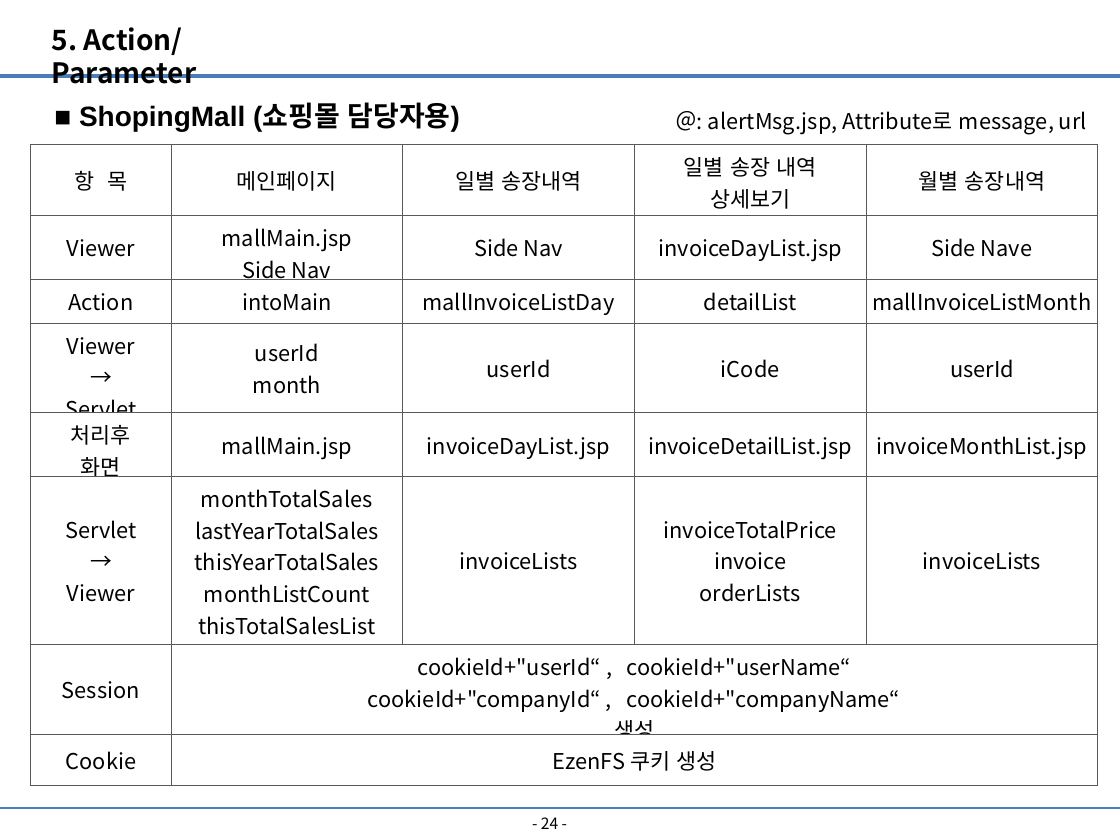
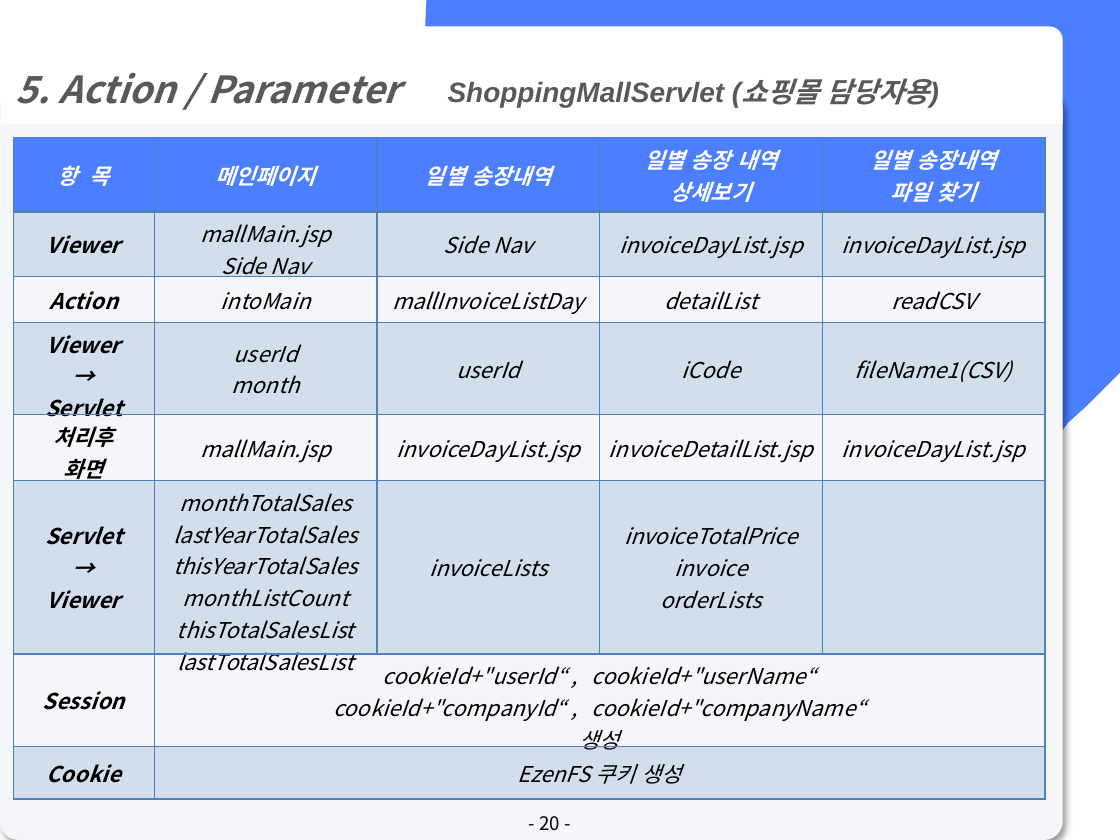
Before and after one commit to lx9203/fulfillmentBlue, a slide deck: slide 20 of file/PPT/Fulfillment 최종발표.pptx (slide 24 before the commit). Drawn at 1120x840 pixels with LibreOffice and Linux fonts; fonts in the diff are those of the drawing. Boxes give left, top, right and bottom in pixels: in the first picture for what was removed or moved away, otherwise in the second. Text is boxed around its words. In the diff, an @@ line names an element or a change of style, - is before the commit and + after.

```diff
--- a/file/PPT/Fulfillment 최종발표.pptx
+++ b/file/PPT/Fulfillment 최종발표.pptx
@@ round same rect "5. Action / Parameter": place and size @@
-round same rect "5. Action / Parameter" at [52, 27, 197, 84]
+round same rect "5. Action / Parameter" at [1, 27, 1063, 124]
@@ round same rect "5. Action / Parameter" at [1, 27, 1063, 124]: vertical alignment top to middle; fill none to #FFFFFF @@
@@ freeform shape added at [307, 0, 1120, 840], fill #4B7FFF @@
@@ line removed from (0, 76) to (1120, 76) @@
@@ text in round same rect at [16, 73, 400, 104]: text changed; size 18 to 24 pt; text colour #000000 to #595959; italic on @@
-5. Action/Parameter
+5. Action / Parameter
@@ text at [448, 78, 930, 108]: text changed; text colour #000000 to #595959; italic on @@
-■ ShopingMall (쇼핑몰 담당자용)
+ShoppingMallServlet (쇼핑몰 담당자용)
@@ rounded rectangle added at [0, 93, 1063, 840], fill #F5F6F9 @@
@@ text removed at [708, 111, 1087, 135] @@
-＠: alertMsg.jsp, Attribute로 message, url
@@ table at [13, 138, 1046, 800] @@
-row 1, column 5: 월별 송장내역
+row 1, column 5: 일별 송장내역 / 파일 찾기
-row 2, column 5: Side Nave
+row 2, column 5: invoiceDayList.jsp
-row 3, column 5: mallInvoiceListMonth
+row 3, column 5: readCSV
-row 4, column 5: userId
+row 4, column 5: fileName1(CSV)
-row 5, column 5: invoiceMonthList.jsp
+row 5, column 5: invoiceDayList.jsp
-row 6, column 5: invoiceLists
+row 6, column 5: 
@@ fill #FFFFFF to #4B7FFF in row 1 @@
@@ fill #FFFFFF to #4F81BD at 20% opacity in 17 cells @@
@@ fill #FFFFFF to none in 12 cells @@
@@ text colour #000000 to #FFFFFF in "항 목", "메인페이지", "일별 송장내역", "일별 송장 내역" and 1 more places @@
@@ bold on in "항 목", "메인페이지", "일별 송장내역", "일별 송장 내역" and 13 more places @@
@@ italic on in "항 목", "메인페이지", "일별 송장내역", "일별 송장 내역" and 41 more places @@
@@ borders changed @@
@@ table: place and size @@
-table at [31, 144, 1099, 785]
+table at [13, 138, 1046, 800]
@@ line removed from (0, 808) to (1120, 808) @@
@@ page number at [539, 816, 560, 831]: text changed; size 10 to 12 pt @@
-- 24 -
+- 20 -
```
Also in this commit, not shown: 19 other slides changed, 3 slides added, 5 slides removed.
